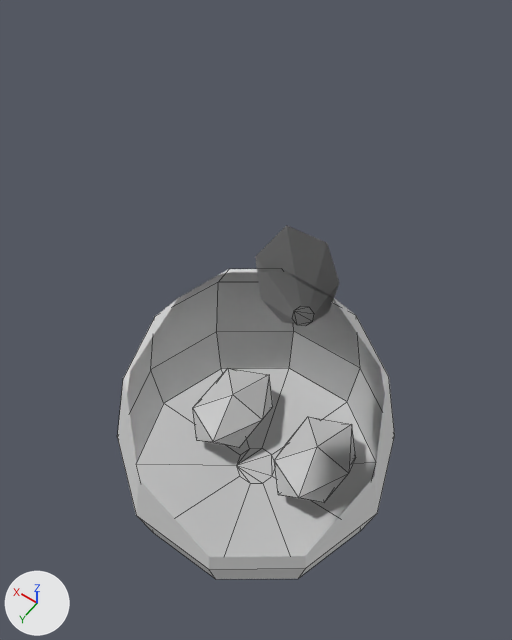
Renders of the FBX model Assets/Festival/Art/Resources/FestivalCreatureGnome.fbx from each side of a commit.
One viewpoint serves both versions: a camera (50 mm lens) standing at (-0.189, 0.264, 0.653) and looking at (0.002, -0.002, 0.233). Lighting does not change. The marker at lower left points along +X, +Y and +Z. The older version comes first. Mesh edges are drawn as thin lines. Everything nearer to the camera than a plane just in front of the edit is cut away.

The scene before the commit, as lines of its bpy script (objects in view):
```python
me_creaturegnome_p0__p0 = bpy.data.meshes.new('CreatureGnome P0__P0')
me_creaturegnome_p0__p0.from_pydata(...)  # 60 vertices, 66 faces; spans x -0.13..0.13, y -0.124..0.124, z 0.0..0.23
me_creaturegnome_p0__p0.materials.append(mat_fk_p0)  # white #e7e7e7
me_creaturegnome_p3__p3 = bpy.data.meshes.new('CreatureGnome P3__P3')
me_creaturegnome_p3__p3.from_pydata(...)  # 16 vertices, 20 faces; spans x -0.065..0.065, y -0.1137..0.0137, z 0.168..0.2827
me_creaturegnome_p3__p3.materials.append(mat_fk_p3)  # white #e7e7e7
me_creaturegnome_p8__p8 = bpy.data.meshes.new('CreatureGnome P8__P8')
me_creaturegnome_p8__p8.from_pydata(...)  # an icosphere of 20 faces spanning x 0.014..0.086, y -0.078..0.018, z 0.0..0.048; an icosphere of 20 faces spanning x -0.086..-0.014, y -0.078..0.018, z 0.0..0.048
me_creaturegnome_p8__p8.materials.append(mat_fk_p8)  # white #e7e7e7
ob_creaturegnome_p0__p0 = bpy.data.objects.new('CreatureGnome P0__P0', me_creaturegnome_p0__p0)
ob_creaturegnome_p0__p0.location = (0.0, 0.0, 0.0)
ob_creaturegnome_p3__p3 = bpy.data.objects.new('CreatureGnome P3__P3', me_creaturegnome_p3__p3)
ob_creaturegnome_p3__p3.location = (0.0, 0.0, 0.0)
ob_creaturegnome_p8__p8 = bpy.data.objects.new('CreatureGnome P8__P8', me_creaturegnome_p8__p8)
ob_creaturegnome_p8__p8.location = (0.0, 0.0, 0.0)
```
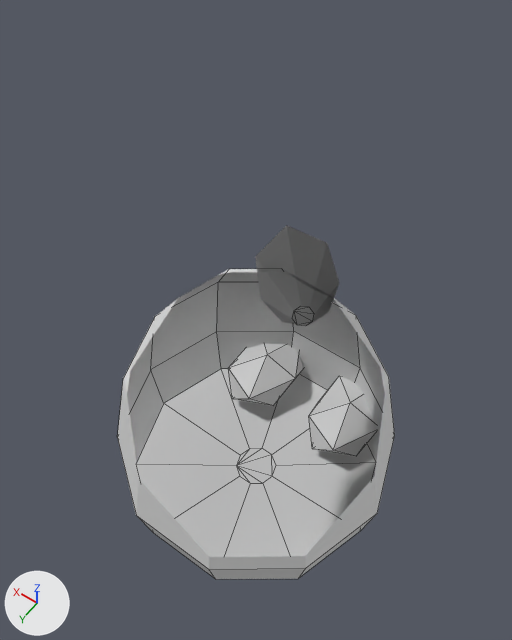
Changed parts and their boxes (x1, y1, x2, y2) in the pictures (512 x 640 px):
```json
{"object": "CreatureGnome P8__P8", "change": "moved", "before": [193, 368, 356, 503], "after": [228, 344, 377, 456]}
```

Scene script edits in JSON lines:
```json
{"block": "me_creaturegnome_p8__p8", "where": "# used by ob_creaturegnome_p8__p8; location = (0.0, 0.0, 0.0)"}
{"op": "remove", "block": "me_creaturegnome_p8__p8", "code": "me_creaturegnome_p8__p8.from_pydata(...)  # 24 vertices, 40 faces; spans x -0.086..0.086, y -0.078..0.018, z 0.0..0.048"}
{"op": "add", "block": "me_creaturegnome_p8__p8", "code": "me_creaturegnome_p8__p8.from_pydata(...)  # 24 vertices, 40 faces; spans x -0.086..0.086, y -0.138..-0.042, z 0.0..0.048"}
{"block": "me_creaturegnome_p8__p8", "change": "me_creaturegnome_p8__p8 part 1: the whole mesh is moved by (0.0, -0.06, 0.0)"}
```
